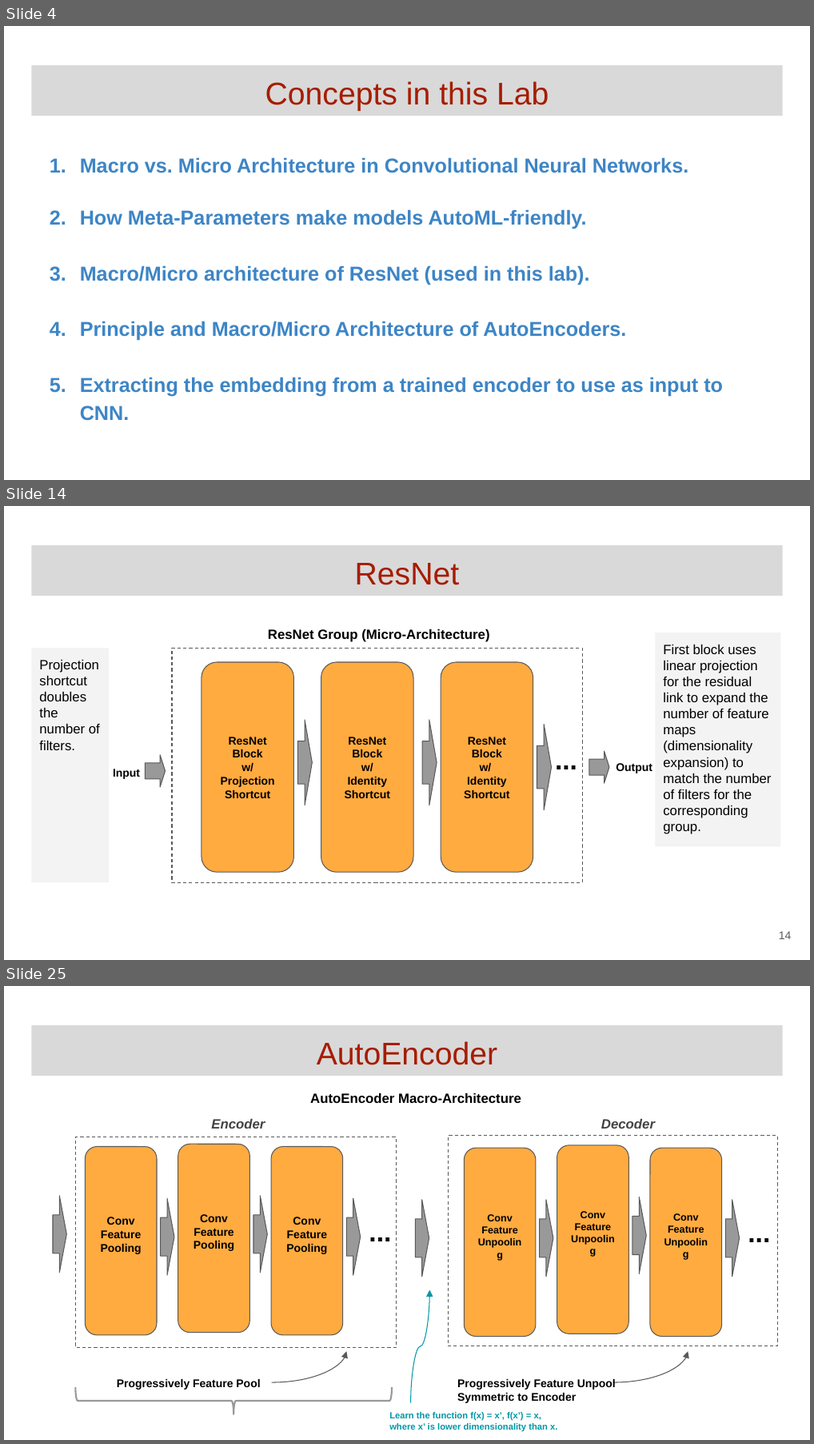
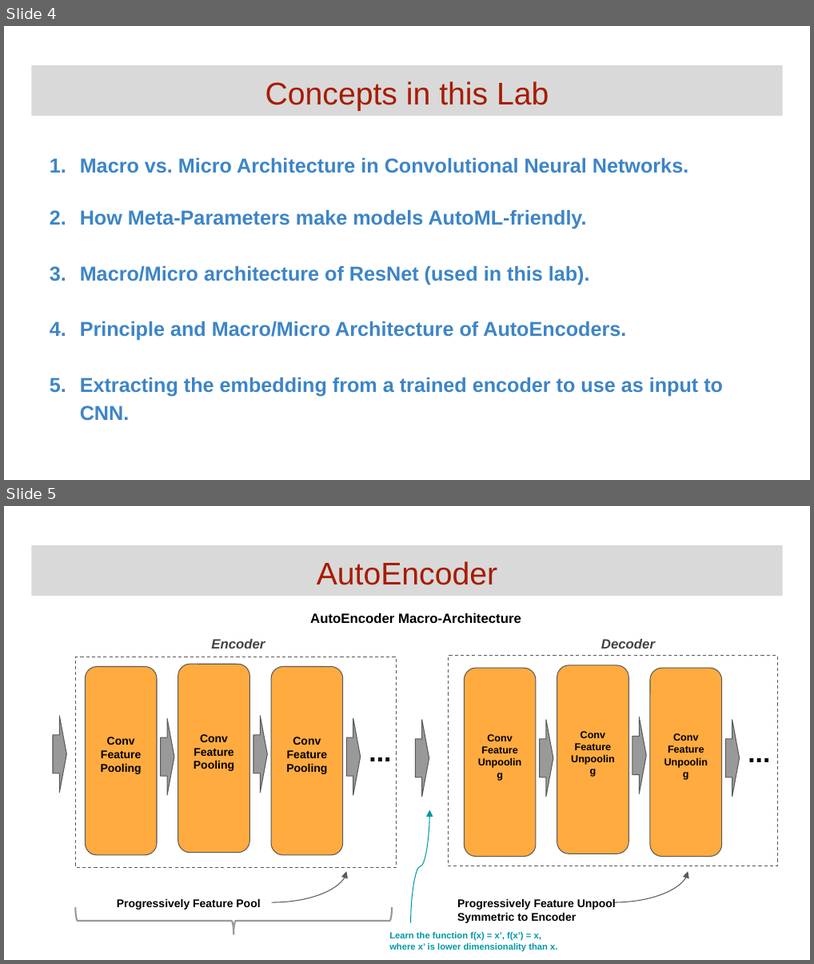
Before and after one commit to GoogleCloudPlatform/keras-idiomatic-programmer, a slide deck: community-labs/Community Lab - Encoders for CNN.pptx. Shown one above the other, each under a label of ours: slides 4, 14 and 25 before the commit, slides 4 and 5 after it; the slides between them are not shown. The pictures are 814x1444 and 814x964 pixels, drawn with LibreOffice and Linux fonts; fonts in the diff are those of the drawing. Boxes give left, top, right and bottom in pixels: in the first picture for what was removed or moved away, otherwise in the second. Text is boxed around its words. In the diff, an @@ line names an element or a change of style, - is before the commit and + after.

```diff
--- a/community-labs/Community Lab - Encoders for CNN.pptx
+++ b/community-labs/Community Lab - Encoders for CNN.pptx
@@ slide 14 removed at box(4, 506, 810, 960), background #FFFFFF @@
@@ title removed at box(31, 545, 783, 596) @@
-ResNet
@@ rectangle removed at box(31, 648, 109, 882) @@
-Projection shortcut doubles the number of filters.
@@ rectangle removed at box(172, 648, 582, 882) @@
@@ text removed at box(268, 629, 490, 642) @@
-ResNet Group (Micro-Architecture)
@@ rectangle removed at box(655, 632, 782, 846) @@
-First block uses linear projection for the residual link to expand the number of feature maps (dimensionality expansion) to match the number of filters for the corresponding group.
@@ rounded rectangle removed at box(202, 662, 294, 872) @@
-ResNet
-Block
-w/
-Projection
-Shortcut
@@ rounded rectangle removed at box(321, 662, 414, 872) @@
-ResNet
-Block
-w/
-Identity
-Shortcut
@@ rounded rectangle removed at box(441, 662, 534, 872) @@
-ResNet
-Block
-w/
-Identity
-Shortcut
@@ down arrow removed at box(298, 720, 312, 805) @@
@@ down arrow removed at box(422, 720, 437, 805) @@
@@ down arrow removed at box(537, 724, 551, 810) @@
@@ text removed at box(547, 735, 597, 779) @@
-...
@@ text removed at box(113, 768, 140, 779) @@
-Input
@@ down arrow removed at box(146, 755, 166, 787) @@
@@ down arrow removed at box(590, 751, 610, 783) @@
@@ text removed at box(616, 763, 653, 773) @@
-Output
@@ page number removed at box(779, 931, 792, 939) @@
-14
@@ what was slide 25 is now slide 5 @@
```
Also in this commit, not shown: 1 slide changed, 19 other slides removed, 2 other files.
